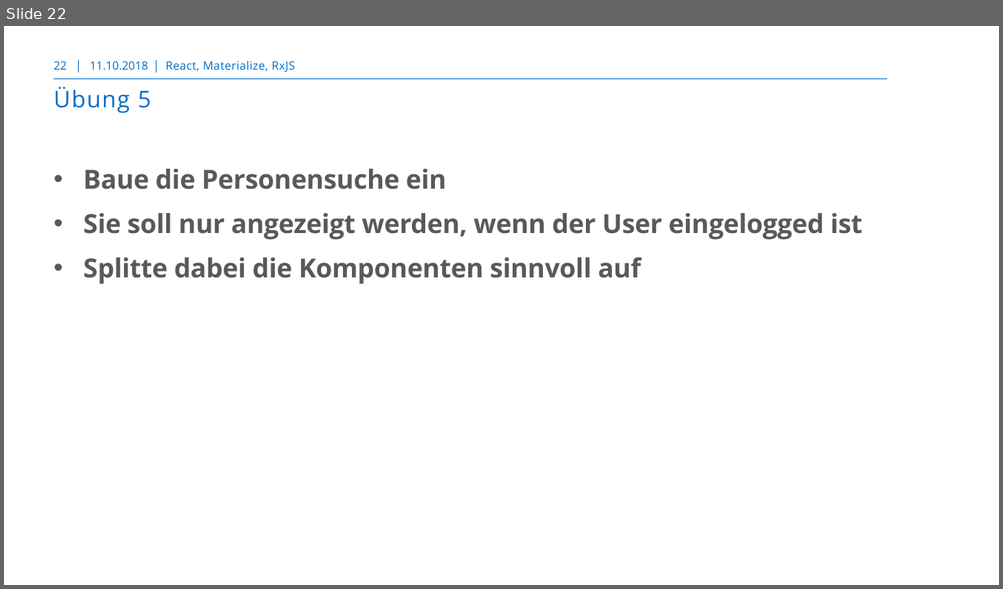
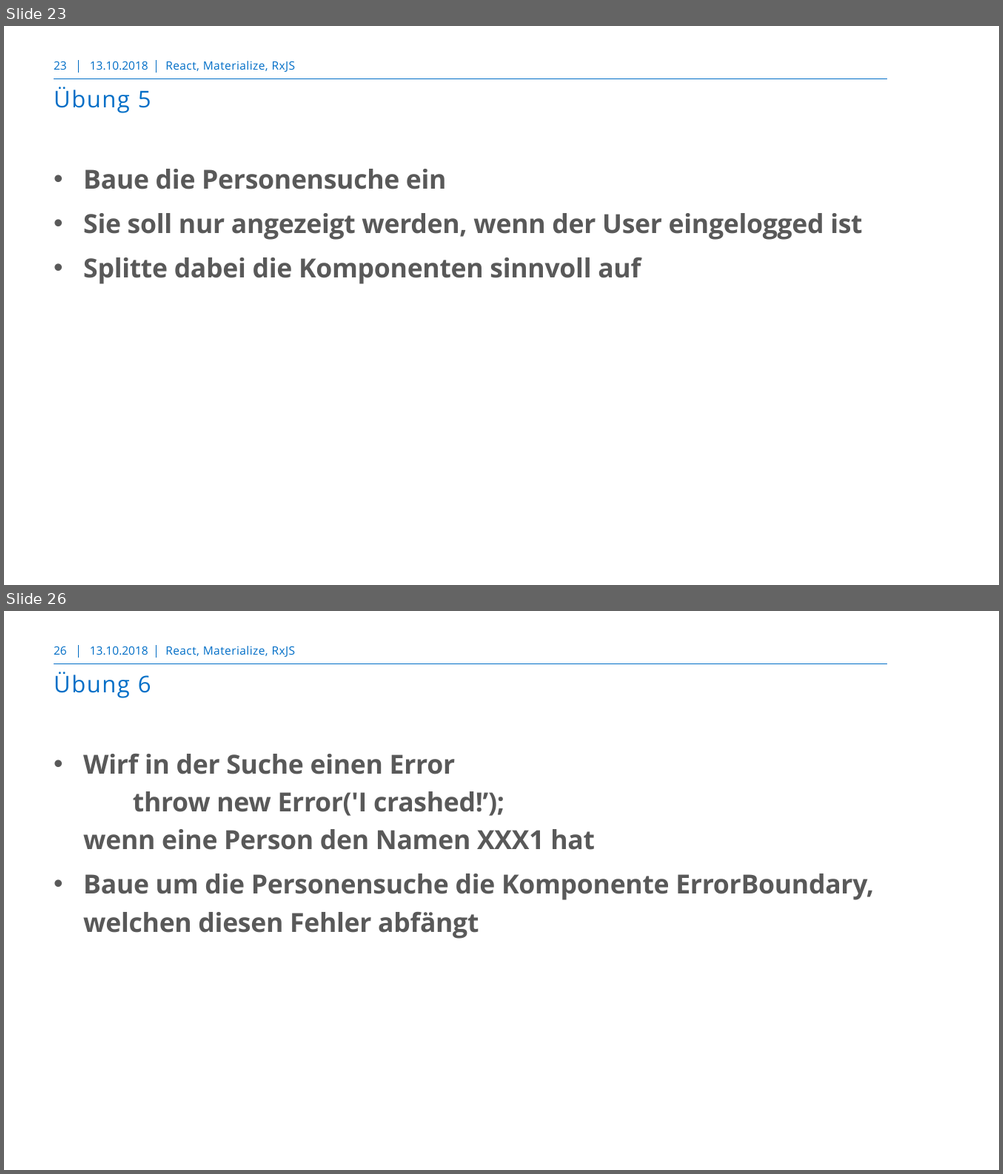
Before and after one commit to markusborer/ReactSample, a slide deck: React.pptx. Shown one above the other, each under a label of ours: slide 22 before the commit, slides 23 and 26 after it; the slides between them are not shown. The pictures are 1003x589 and 1003x1174 pixels, drawn with LibreOffice and Linux fonts; fonts in the diff are those of the drawing; background and template pictures are left out. Boxes give left, top, right and bottom in pixels: in the first picture for what was removed or moved away, otherwise in the second. Text is boxed around its words. In the diff, an @@ line names an element or a change of style, - is before the commit and + after.

```diff
--- a/React.pptx
+++ b/React.pptx
@@ slide 26 added at bbox=[4, 611, 999, 1170], background #FFFFFF; not listed: 3 template elements that a slide beside it also shows @@
@@ page number added at bbox=[54, 646, 67, 655], 10.5 pt, text #006EC7 @@
+26
@@ text added at bbox=[90, 646, 148, 655], 10.5 pt, text #006EC7 @@
+13.10.2018
@@ text added at bbox=[165, 646, 296, 657], 10.5 pt, text #006EC7 @@
+React, Materialize, RxJS
@@ title added at bbox=[54, 672, 151, 698], 21 pt, text #006EC7 @@
+Übung 6
@@ text added at bbox=[83, 754, 874, 939], 24 pt, text #595959, bold @@
+• Wirf in der Suche einen Error
+  throw new Error('I crashed!’);
+  wenn eine Person den Namen XXX1 hat
+• Baue um die Personensuche die Komponente ErrorBoundary, welchen diesen Fehler abfängt
@@ what was slide 22 is now slide 23 @@
@@ slide 23 changed as well @@
@@ page number at bbox=[54, 61, 67, 70]: text changed @@
-22
+23
@@ text at bbox=[90, 61, 148, 70]: text changed @@
-11.10.2018
+13.10.2018
```
Also in this commit, not shown: 23 other slides changed, 2 other slides added, 1 other file.
